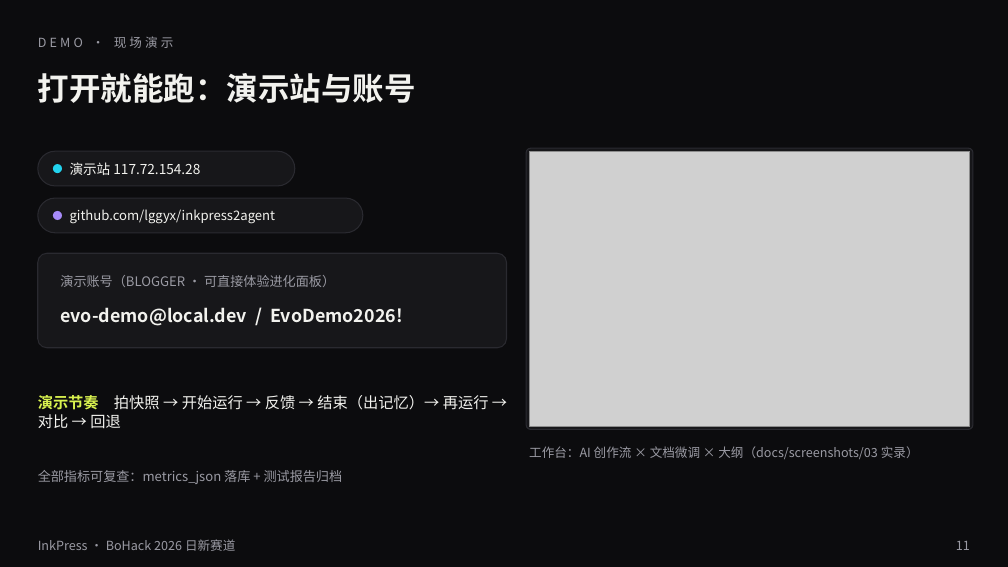
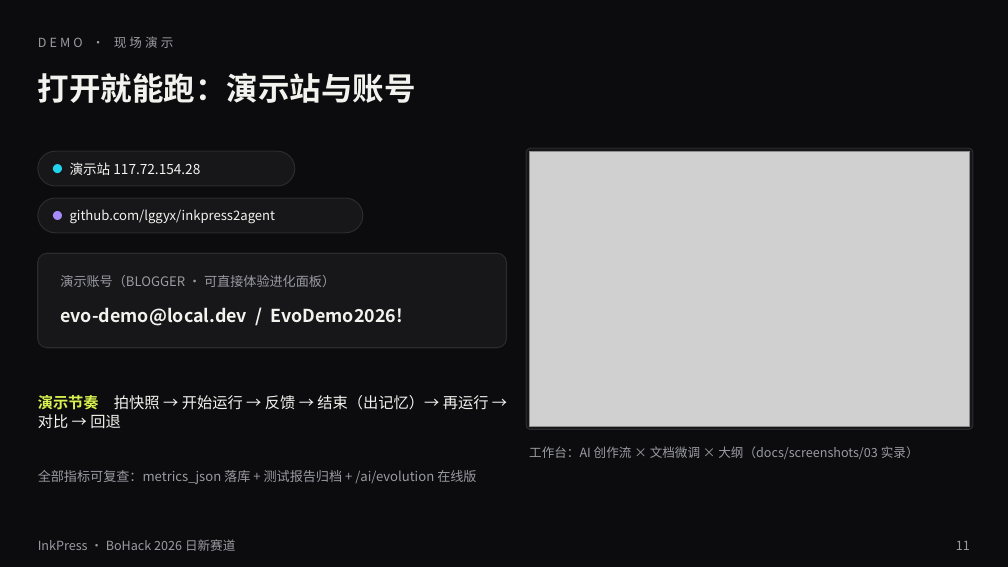
Before and after one commit to lggyx/inkpress2agent, a slide deck: slide 11 of docs/InkPress-BoHack2026-路演.pptx. Drawn at 1008x567 pixels with LibreOffice and Linux fonts; fonts in the diff are those of the drawing; grey boxes stand for pictures. Boxes give left, top, right and bottom in pixels: in the first picture for what was removed or moved away, otherwise in the second. Text is boxed around its words. In the diff, an @@ line names an element or a change of style, - is before the commit and + after.

```diff
--- a/docs/InkPress-BoHack2026-路演.pptx
+++ b/docs/InkPress-BoHack2026-路演.pptx
@@ text at bbox=[38, 470, 476, 484]: text changed @@
-全部指标可复查：metrics_json 落库 + 测试报告归档
+全部指标可复查：metrics_json 落库 + 测试报告归档 + /ai/evolution 在线版
```
Also in this commit, not shown: 9 other slides changed, 2 slides added, 2 slides removed, 2 other files.
